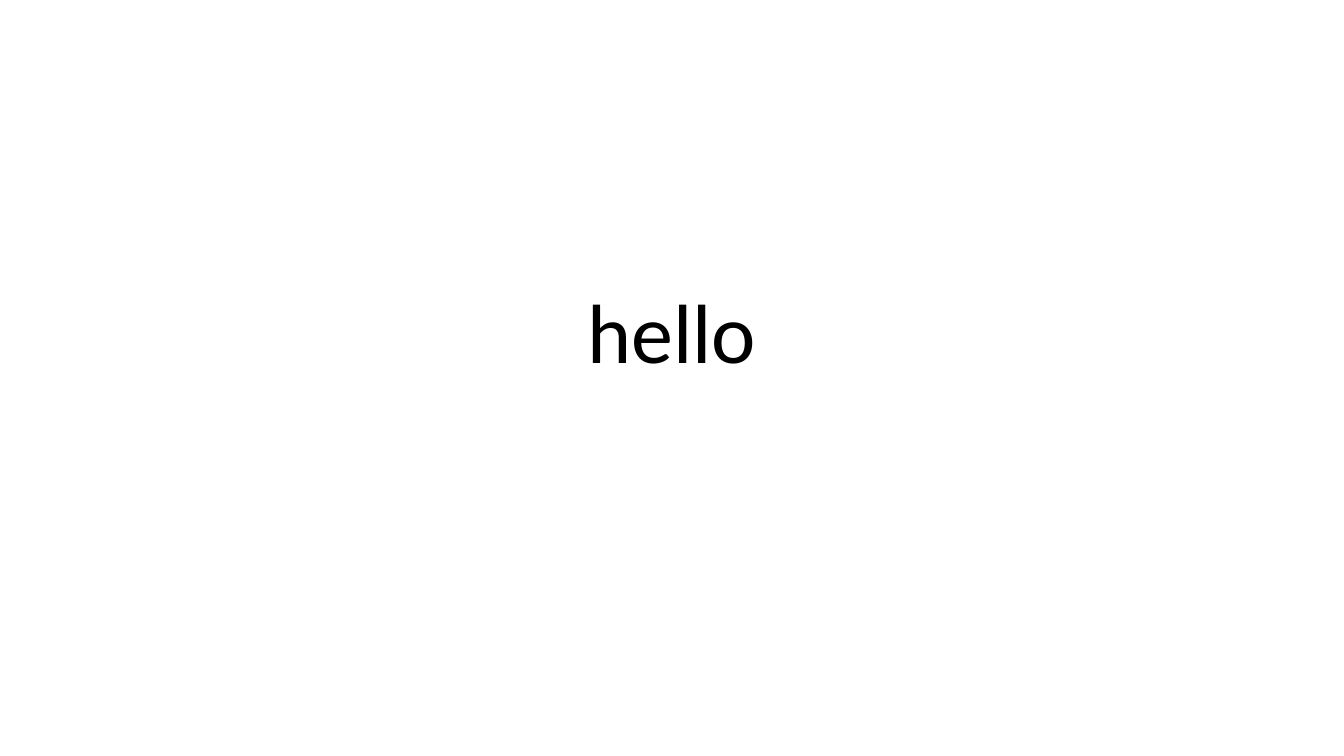
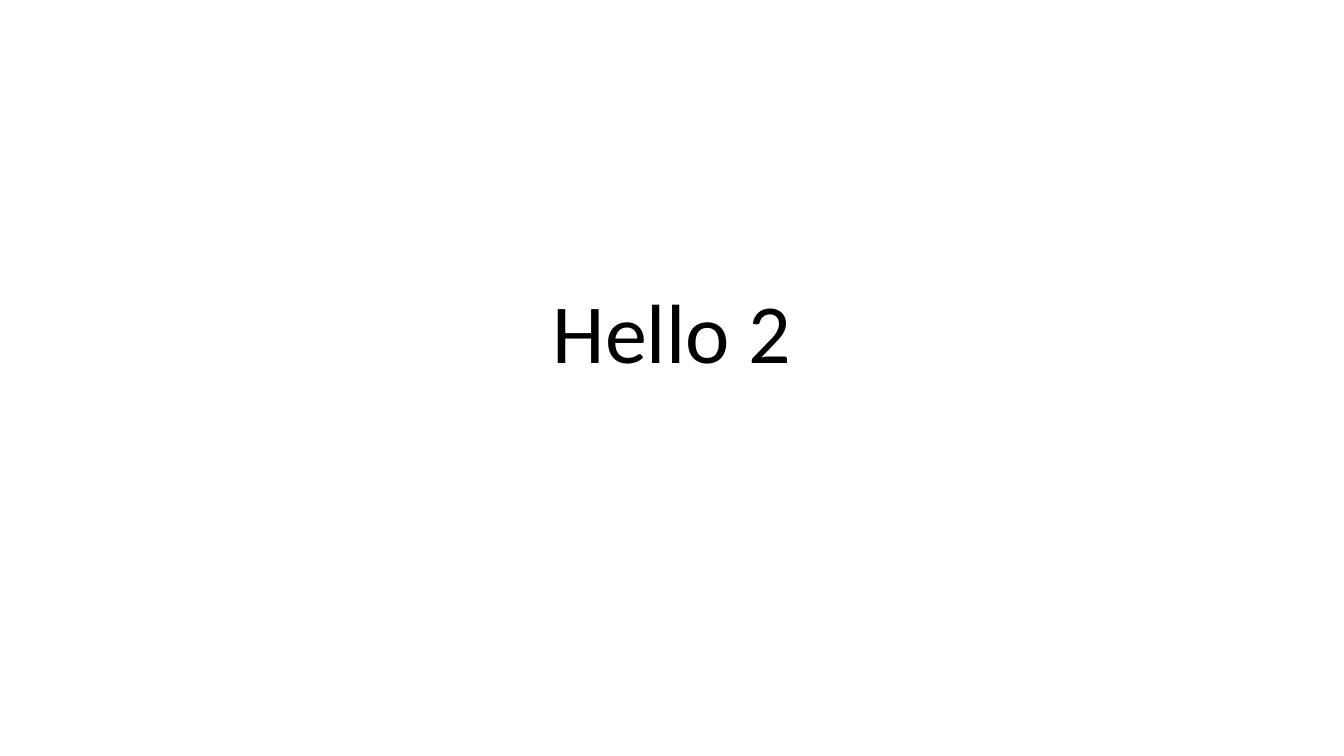
Before and after one commit to c3n3/test_repo, a slide deck: slide 1 of new point.pptx. Drawn at 1344x756 pixels with LibreOffice and Linux fonts; fonts in the diff are those of the drawing. Boxes give left, top, right and bottom in pixels: in the first picture for what was removed or moved away, otherwise in the second. Text is boxed around its words. In the diff, an @@ line names an element or a change of style, - is before the commit and + after.

Commit message:
thing

```diff
--- a/new point.pptx
+++ b/new point.pptx
@@ title at [553, 304, 792, 364]: text changed @@
-hello
+Hello 2
```
